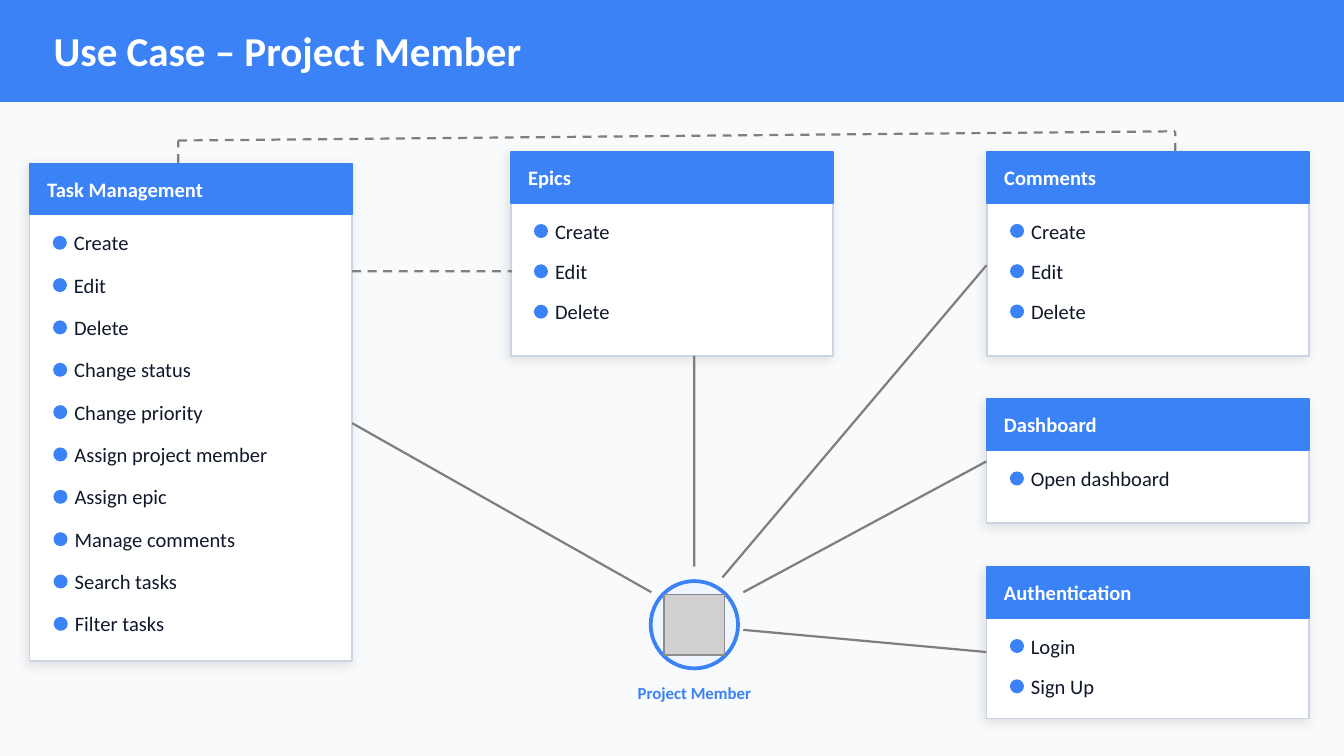
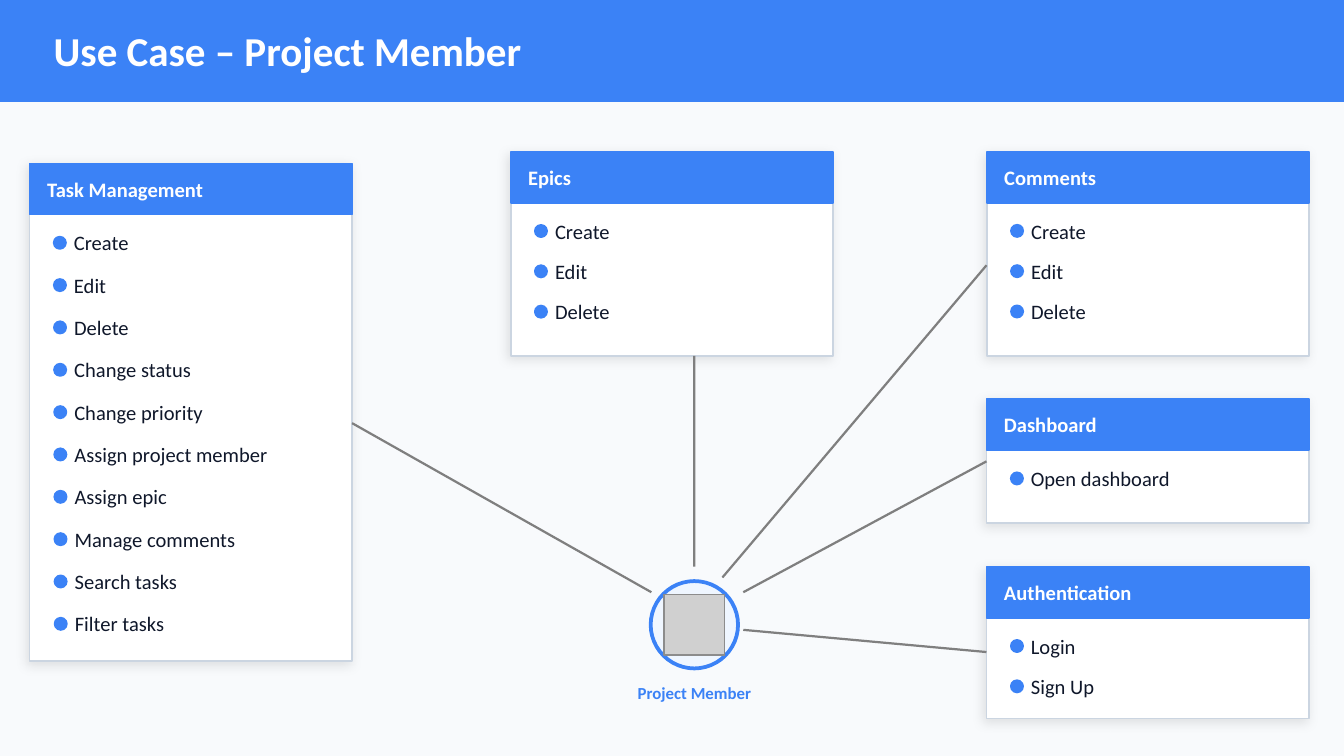
Before and after one commit to Avojvoda01/Mini-Jira---Web-Services-Project, a slide deck: slide 4 of docs/Mini_Jira_UseCases_EN.pptx. Drawn at 1344x756 pixels with LibreOffice and Linux fonts; fonts in the diff are those of the drawing; grey boxes stand for pictures. Boxes give left, top, right and bottom in pixels: in the first picture for what was removed or moved away, otherwise in the second. Text is boxed around its words. In the diff, an @@ line names an element or a change of style, - is before the commit and + after.

```diff
--- a/docs/Mini_Jira_UseCases_EN.pptx
+++ b/docs/Mini_Jira_UseCases_EN.pptx
@@ line removed from (179, 141) to (1175, 132) @@
@@ line removed from (179, 163) to (179, 141) @@
@@ line removed from (1175, 152) to (1175, 132) @@
@@ line removed from (352, 271) to (512, 271) @@
```
Also in this commit, not shown: 2 other slides changed.
